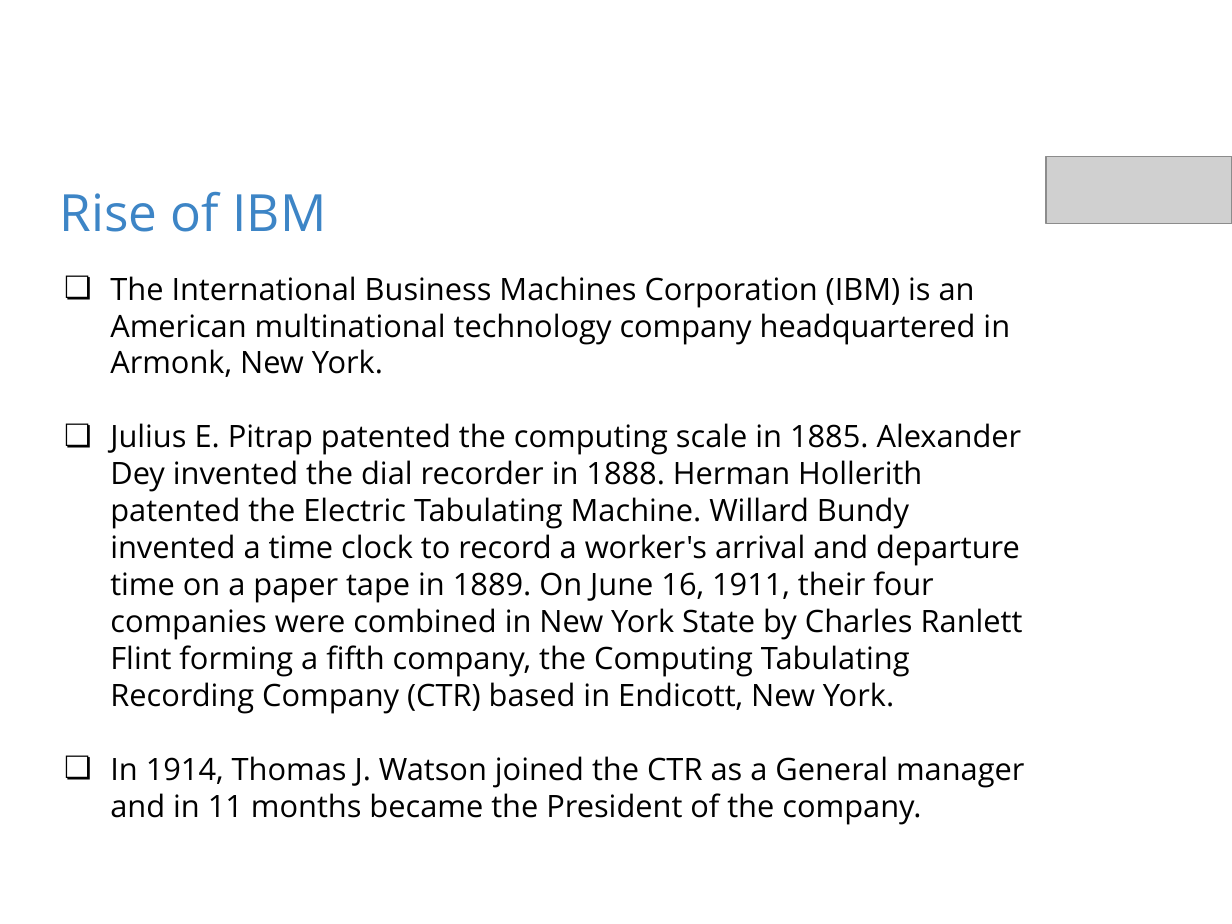
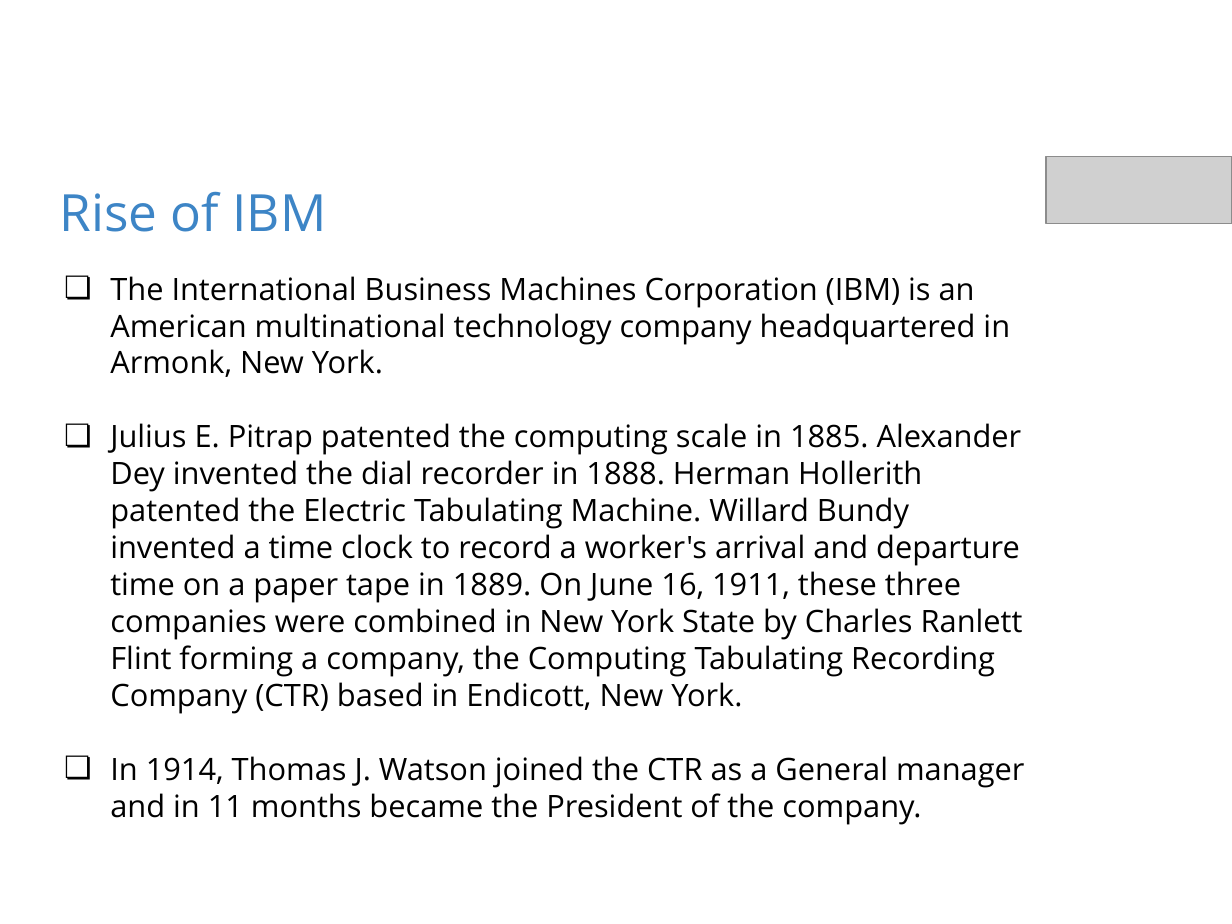
Before and after one commit to likithshekar/Case_Study_KM, a slide deck: slide 2 of IBM Case Study.pptx. Drawn at 1232x924 pixels with LibreOffice and Linux fonts; fonts in the diff are those of the drawing; grey boxes stand for pictures; background and template pictures are left out. Boxes give left, top, right and bottom in pixels: in the first picture for what was removed or moved away, otherwise in the second. Text is boxed around its words. In the diff, an @@ line names an element or a change of style, - is before the commit and + after.

```diff
--- a/IBM Case Study.pptx
+++ b/IBM Case Study.pptx
@@ text at <box>110,423,1023,714</box>: text changed @@
-❏ Julius E. Pitrap patented the computing scale in 1885. Alexander Dey invented the dial recorder in 1888. Herman Hollerith patented the Electric Tabulating Machine. Willard Bundy invented a time clock to record a worker's arrival and departure time on a paper tape in 1889. On June 16, 1911, their four companies were combined in New York State by Charles Ranlett Flint forming a fifth company, the Computing Tabulating Recording Company (CTR) based in Endicott, New York.
+❏ Julius E. Pitrap patented the computing scale in 1885. Alexander Dey invented the dial recorder in 1888. Herman Hollerith patented the Electric Tabulating Machine. Willard Bundy invented a time clock to record a worker's arrival and departure time on a paper tape in 1889. On June 16, 1911, these three companies were combined in New York State by Charles Ranlett Flint forming a company, the Computing Tabulating Recording Company (CTR) based in Endicott, New York.
```
Also in this commit, not shown: 5 other slides changed, 1 other file.
